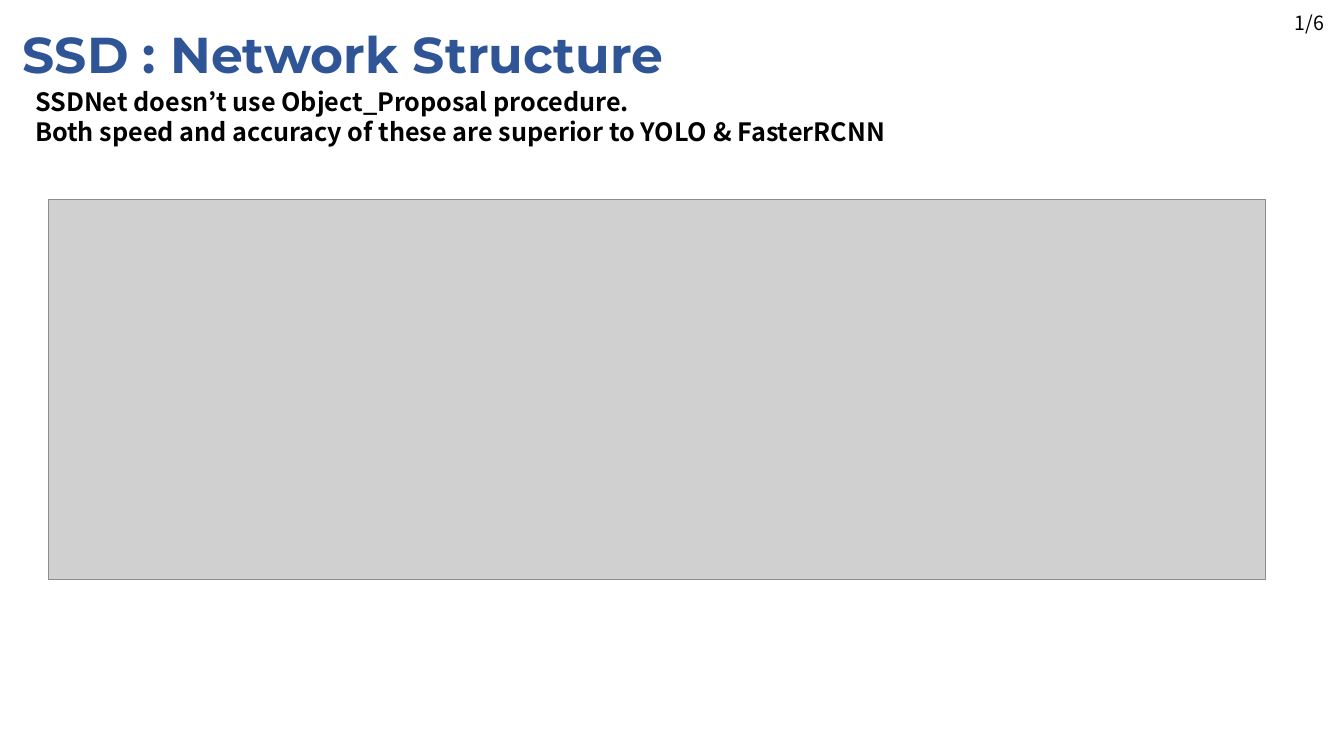
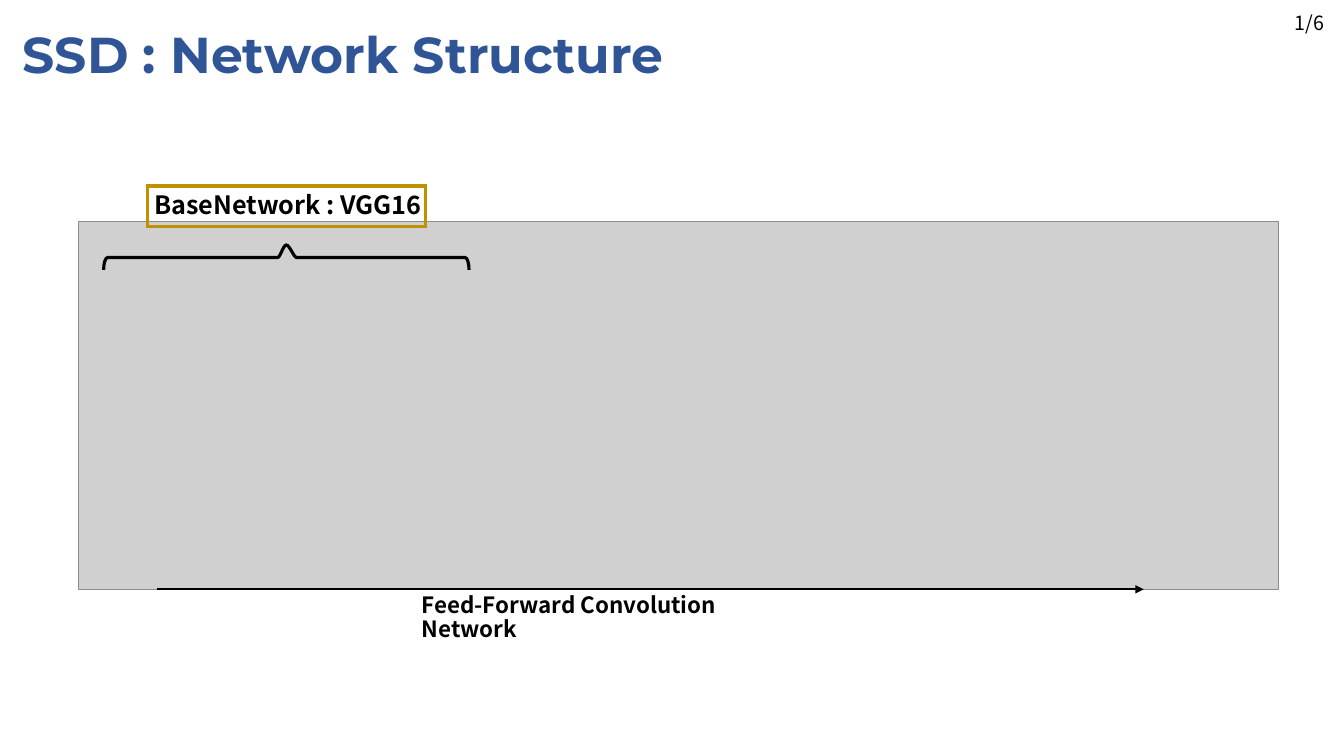
Before and after one commit to JaeHyung-Jung/Seminar_Deeplearning, a slide deck: slide 7 of 2nd_week/Seminar_2nd_week_1Stage.pptx. Drawn at 1344x756 pixels with LibreOffice and Linux fonts; fonts in the diff are those of the drawing; grey boxes stand for pictures. Boxes give left, top, right and bottom in pixels: in the first picture for what was removed or moved away, otherwise in the second. Text is boxed around its words. In the diff, an @@ line names an element or a change of style, - is before the commit and + after.

```diff
--- a/2nd_week/Seminar_2nd_week_1Stage.pptx
+++ b/2nd_week/Seminar_2nd_week_1Stage.pptx
@@ text removed at (35,90,885,147) @@
-SSDNet doesn’t use Object_Proposal procedure.
-Both speed and accuracy of these are superior to YOLO & FasterRCNN
@@ rectangle added at (147,187,425,227), outline #BF9000 2.25 pt @@
@@ text added at (154,194,421,215), 18 pt, text #000000, bold @@
+BaseNetwork : VGG16
@@ picture: place and size @@
-picture at (48,200,1265,580)
+picture at (79,222,1279,590)
@@ freeform shape added at (104,245,470,270), outline #000000 2.25 pt @@
@@ arrow added from (157, 590) to (1144, 590), #000000 1.5 pt @@
@@ text added at (422,595,716,638), 16 pt, text #000000, bold @@
+Feed-Forward Convolution Network
```
Also in this commit, not shown: 1 other slide changed.
